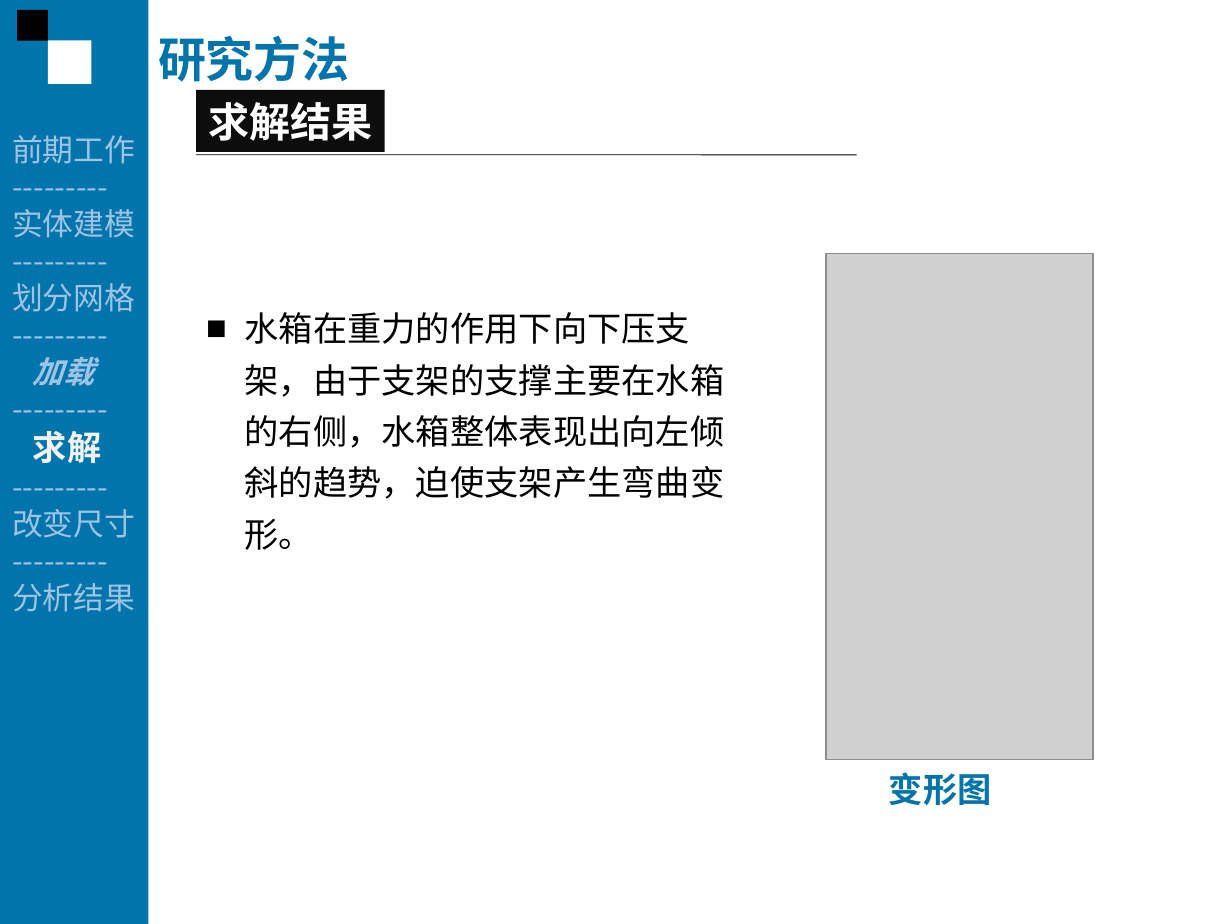
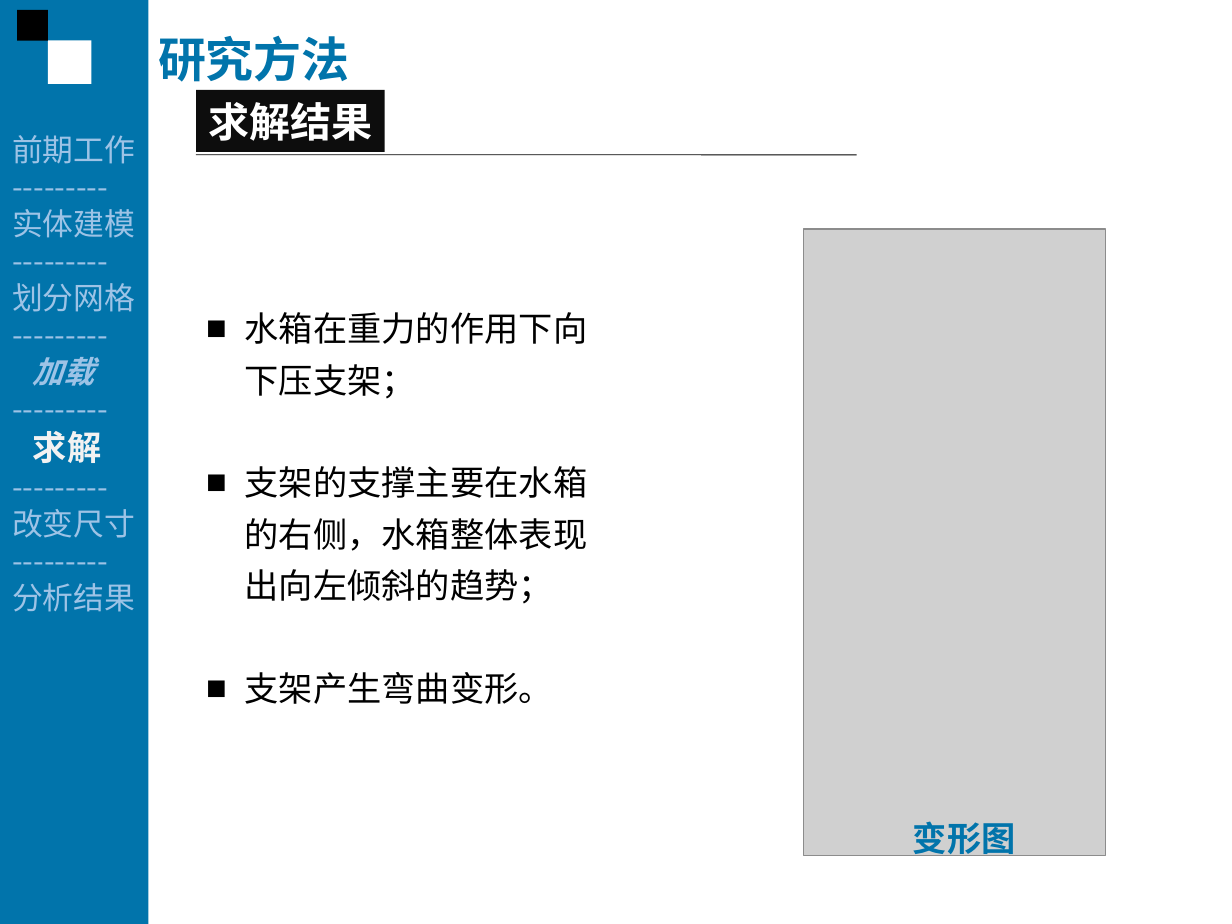
Before and after one commit to Fitor/Thesis, a slide deck: slide 17 of report/Report By Ci.ppt (slide 26 before the commit). Drawn at 1232x924 pixels with LibreOffice and Linux fonts; fonts in the diff are those of the drawing; grey boxes stand for pictures. Boxes give left, top, right and bottom in pixels: in the first picture for what was removed or moved away, otherwise in the second. Text is boxed around its words. In the diff, an @@ line names an element or a change of style, - is before the commit and + after.

```diff
--- a/report/Report By Ci.ppt
+++ b/report/Report By Ci.ppt
@@ picture: place and size @@
-picture at <box>825,254,1093,760</box>
+picture at <box>803,229,1105,855</box>
@@ text at <box>245,312,588,704</box>: text changed @@
-■ 水箱在重力的作用下向下压支架，由于支架的支撑主要在水箱的右侧，水箱整体表现出向左倾斜的趋势，迫使支架产生弯曲变形。
+■ 水箱在重力的作用下向下压支架；
+■ 支架的支撑主要在水箱的右侧，水箱整体表现出向左倾斜的趋势；
+■ 支架产生弯曲变形。
@@ text "变形图" rewrapped from <box>889,772,992,805</box> to <box>913,821,1016,860</box> @@
```
Also in this commit, not shown: 17 other slides changed, 9 slides removed, 2 other files.
